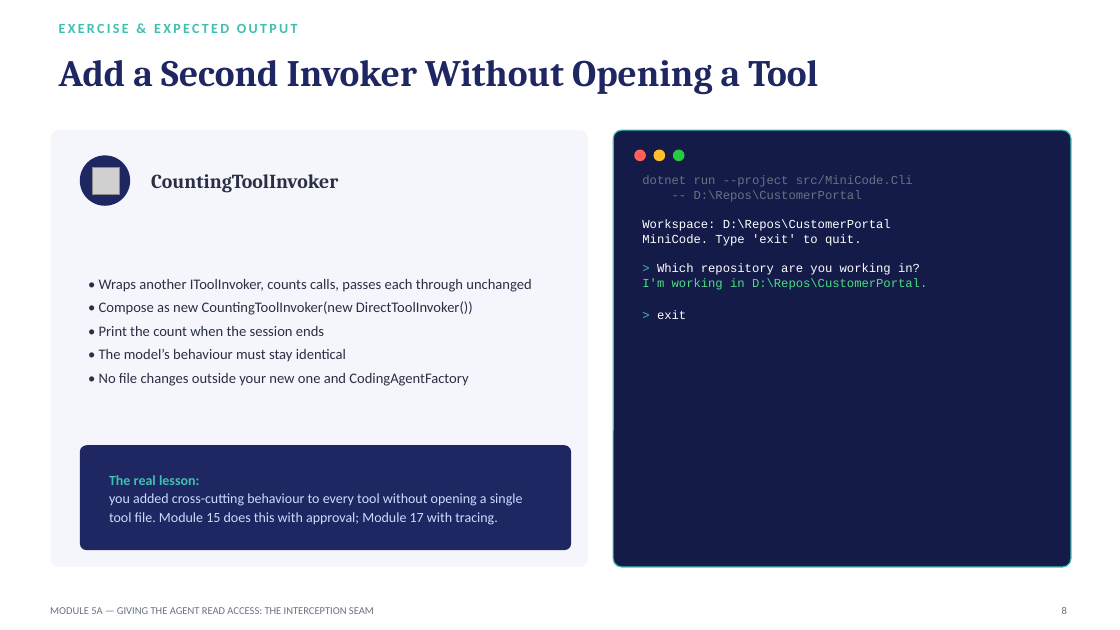
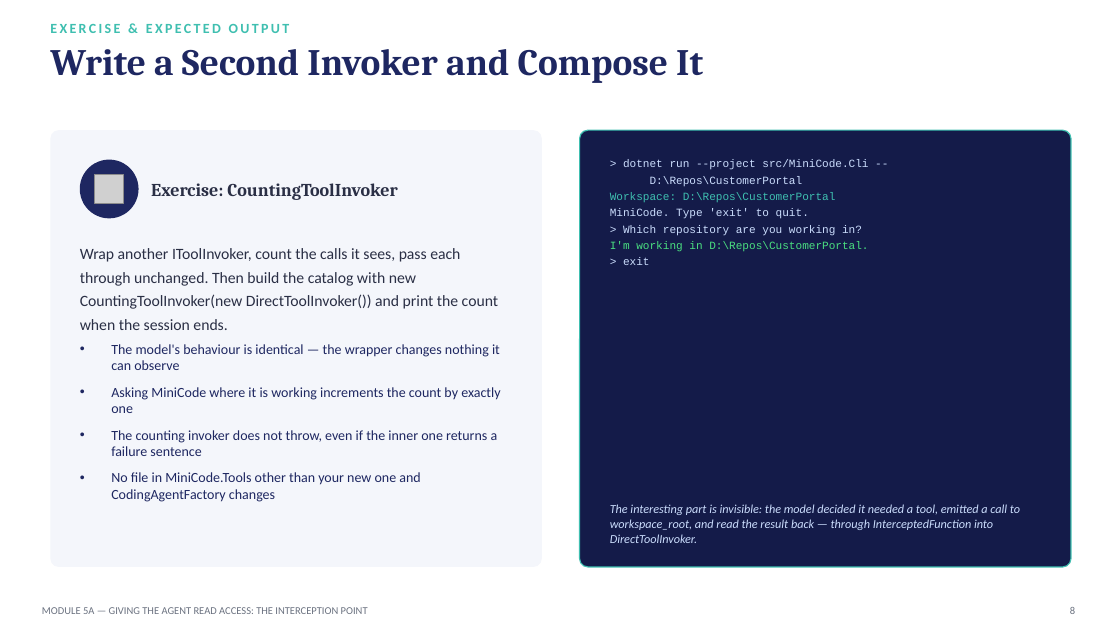
Before and after one commit to SeattleDiver/MAF-MiniCode, a slide deck: slide 8 of Projects/Module05a-TheInterceptionSeam/Module05a - Giving the Agent Read Access - The Interception Seam.pptx. Drawn at 1120x630 pixels with LibreOffice and Linux fonts; fonts in the diff are those of the drawing; grey boxes stand for pictures. Boxes give left, top, right and bottom in pixels: in the first picture for what was removed or moved away, otherwise in the second. Text is boxed around its words. In the diff, an @@ line names an element or a change of style, - is before the commit and + after.

```diff
--- a/Projects/Module05a-TheInterceptionSeam/Module05a - Giving the Agent Read Access - The Interception Seam.pptx
+++ b/Projects/Module05a-TheInterceptionSeam/Module05a - Giving the Agent Read Access - The Interception Seam.pptx
@@ text "EXERCISE & EXPECTED OUTPUT": place and size @@
-text "EXERCISE & EXPECTED OUTPUT" at (59, 24, 298, 33)
+text "EXERCISE & EXPECTED OUTPUT" at (50, 24, 290, 33)
@@ text at (50, 49, 703, 83): text changed @@
-Add a Second Invoker Without Opening a Tool
+Write a Second Invoker and Compose It
@@ text "Write a Second Invoker and ..." at (50, 49, 703, 83): vertical alignment middle to top @@
@@ rounded rectangle: place and size @@
-rounded rectangle at (50, 130, 588, 567)
+rounded rectangle at (50, 130, 542, 567)
@@ rounded rectangle: place and size @@
-rounded rectangle at (613, 130, 1071, 567)
+rounded rectangle at (580, 130, 1071, 567)
@@ ellipse: place and size @@
-ellipse at (80, 155, 130, 206)
+ellipse at (80, 160, 139, 218)
@@ picture removed at (92, 167, 119, 194) @@
@@ picture added at (95, 175, 124, 203) @@
@@ text added at (623, 160, 868, 187), 9.5 pt, text #CADCFC @@
+> dotnet run --project src/MiniCode.Cli --
+D:\Repos\CustomerPortal
@@ ellipse removed at (634, 150, 646, 161) @@
@@ ellipse removed at (654, 150, 665, 161) @@
@@ ellipse removed at (673, 150, 685, 161) @@
@@ text at (151, 183, 397, 200): text changed; size 17 to 15.5 pt @@
-CountingToolInvoker
+Exercise: CountingToolInvoker
@@ text at (610, 209, 862, 236): text changed; size 10.5 to 9.5 pt; text colour #FFFFFF to #CADCFC @@
-dotnet run --project src/MiniCode.Cli
--- D:\Repos\CustomerPortal
-Workspace: D:\Repos\CustomerPortal
-MiniCode. Type 'exit' to quit.
-> Which repository are you working in?
-I'm working in D:\Repos\CustomerPortal.
-> exit
+MiniCode. Type 'exit' to quit.
+> Which repository are you working in?
@@ text added at (610, 192, 836, 202), 9.5 pt, text #3FBFB0 @@
+Workspace: D:\Repos\CustomerPortal
@@ text "Wrap another IToolInvoker, count the ..." at (80, 248, 498, 330): vertical alignment middle to top @@
@@ text at (80, 248, 498, 330): text changed; size 12.5 to 13.5 pt @@
-• Wraps another IToolInvoker, counts calls, passes each through unchanged
-• Compose as new CountingToolInvoker(new DirectToolInvoker())
-• Print the count when the session ends
-• The model’s behaviour must stay identical
-• No file changes outside your new one and CodingAgentFactory
+Wrap another IToolInvoker, count the calls it sees, pass each through unchanged. Then build the catalog with new CountingToolInvoker(new DirectToolInvoker()) and print the count when the session ends.
@@ text added at (610, 241, 868, 252), 9.5 pt, text #4ADE80 @@
+I'm working in D:\Repos\CustomerPortal.
@@ text added at (623, 258, 650, 265), 9.5 pt, text #CADCFC @@
+> exit
@@ text added at (111, 344, 500, 502), 12 pt, text #1E2761 @@
+• The model's behaviour is identical — the wrapper changes nothing it can observe
+• Asking MiniCode where it is working increments the count by exactly one
+• The counting invoker does not throw, even if the inner one returns a failure sentence
+• No file in MiniCode.Tools other than your new one and CodingAgentFactory changes
@@ rounded rectangle removed at (80, 445, 571, 550) @@
@@ text removed at (109, 475, 523, 525) @@
-The real lesson:
-you added cross-cutting behaviour to every tool without opening a single tool file. Module 15 does this with approval; Module 17 with tracing.
@@ text added at (610, 504, 1020, 543), 10.5 pt, text #CADCFC, italic @@
+The interesting part is invisible: the model decided it needed a tool, emitted a call to workspace_root, and read the result back — through InterceptedFunction into DirectToolInvoker.
@@ text "8": place and size @@
-text "8" at (1062, 607, 1067, 614)
+text "8" at (1070, 607, 1075, 614)
@@ text at (42, 607, 368, 614): text changed @@
-MODULE 5A — GIVING THE AGENT READ ACCESS: THE INTERCEPTION SEAM
+MODULE 5A — GIVING THE AGENT READ ACCESS: THE INTERCEPTION POINT
```
Also in this commit, not shown: 5 other slides changed, 2 slides added, 2 slides removed, 26 other files.
